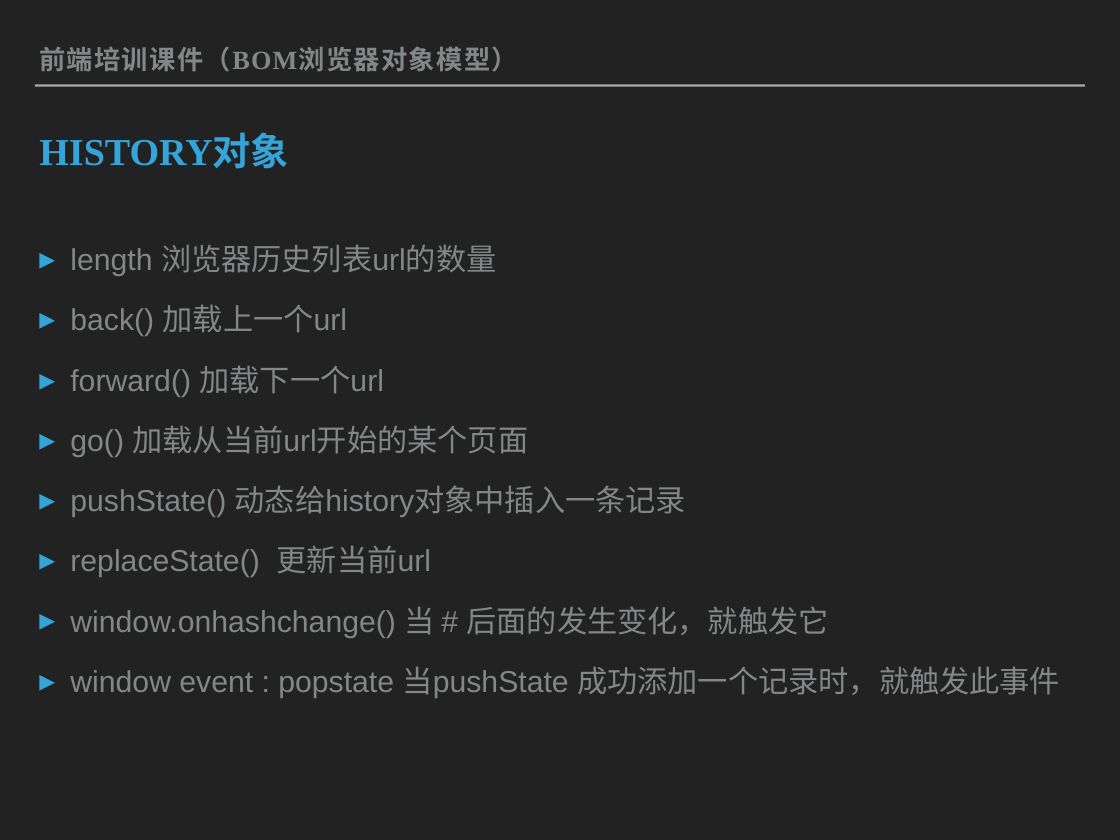
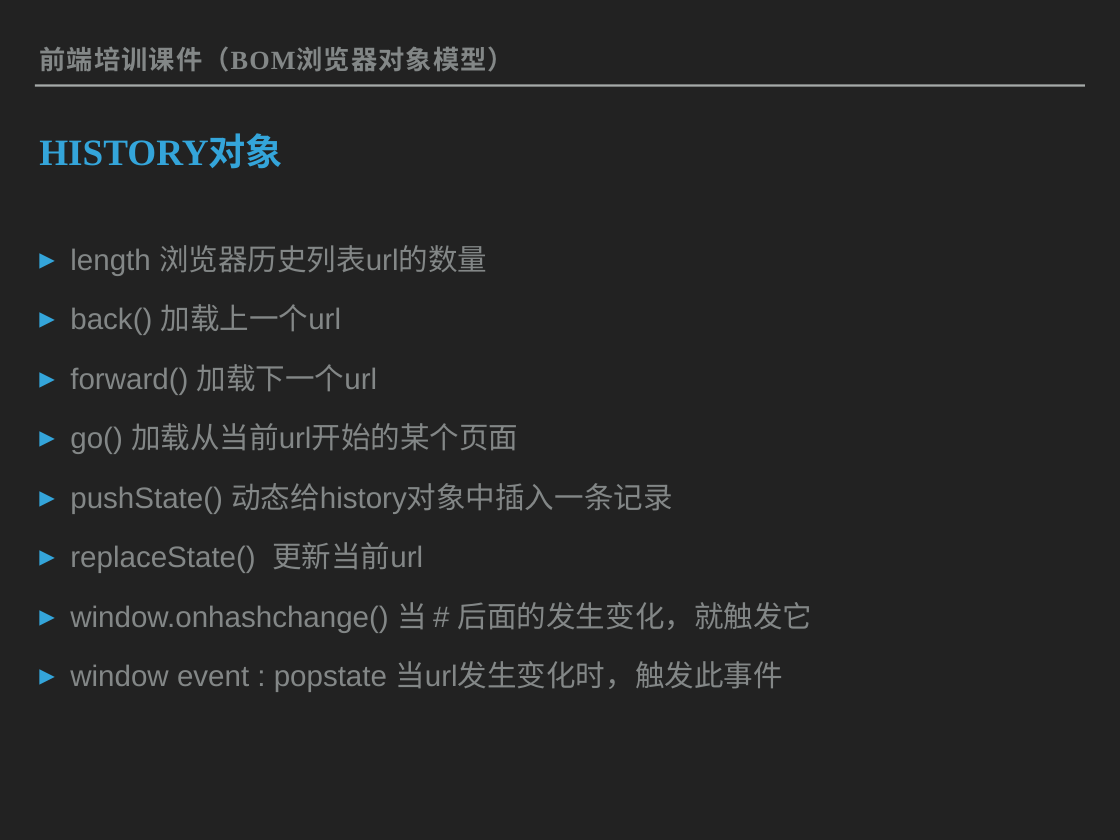
Before and after one commit to baihuibo/training-plan, a slide deck: slide 8 of 前端培训课件/BOM 浏览器对象模型.pptx. Drawn at 1120x840 pixels with LibreOffice and Linux fonts; fonts in the diff are those of the drawing. Boxes give left, top, right and bottom in pixels: in the first picture for what was removed or moved away, otherwise in the second. Text is boxed around its words. In the diff, an @@ line names an element or a change of style, - is before the commit and + after.

```diff
--- a/前端培训课件/BOM 浏览器对象模型.pptx
+++ b/前端培训课件/BOM 浏览器对象模型.pptx
@@ text "前端培训课件（BOM浏览器对象模型）" at box(39, 46, 514, 72): letter spacing 1.2 to 1 pt @@
@@ title "HISTORY对象" at box(39, 136, 283, 169): size 34.8 to 34 pt @@
@@ text at box(70, 245, 812, 633): size 27.5 to 27 pt in "length 浏览器历史列表url的数量", "back() 加载上一个url", "forward() 加载下一个url", "go() 加载从当前url开始的某个页面" and 3 more places @@
@@ text at box(70, 661, 782, 692): text changed; size 27.5 to 27 pt @@
-▸ window event : popstate 当pushState 成功添加一个记录时，就触发此事件
+▸ window event : popstate 当url发生变化时，触发此事件
```
Also in this commit, not shown: 7 other slides changed, 1 other file.
